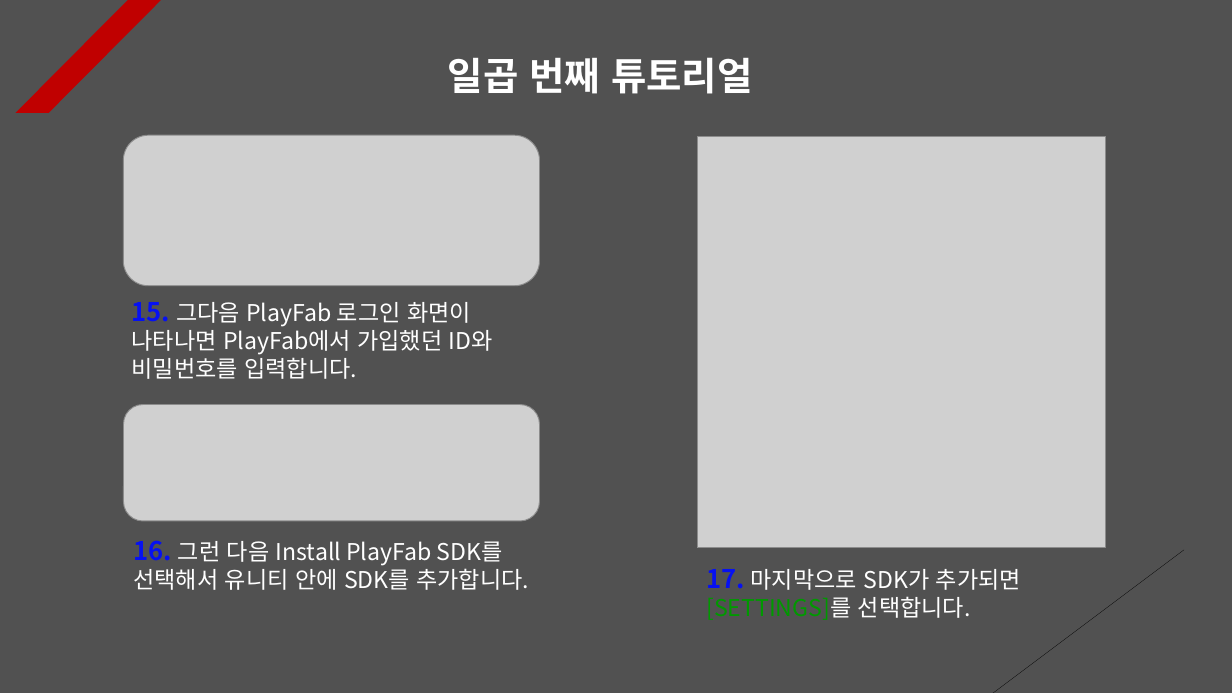
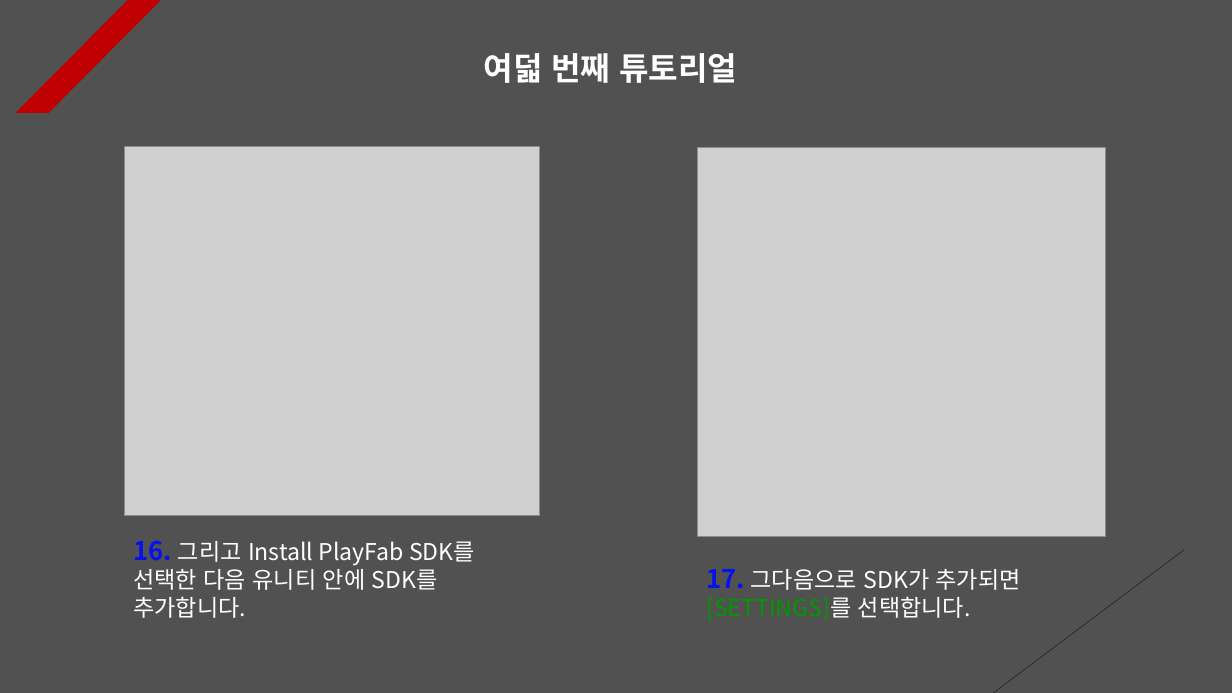
Before and after one commit to Unity2033/3D-UnityEngine, a slide deck: slide 8 of Assets/Class/Photon Server/PPT Data/Photon PlayFab.pptx (slide 7 before the commit). Drawn at 1232x693 pixels with LibreOffice and Linux fonts; fonts in the diff are those of the drawing; grey boxes stand for pictures. Boxes give left, top, right and bottom in pixels: in the first picture for what was removed or moved away, otherwise in the second. Text is boxed around its words. In the diff, an @@ line names an element or a change of style, - is before the commit and + after.

```diff
--- a/Assets/Class/Photon Server/PPT Data/Photon PlayFab.pptx
+++ b/Assets/Class/Photon Server/PPT Data/Photon PlayFab.pptx
@@ text at <box>484,53,737,83</box>: text changed; size 30 to 25 pt @@
-일곱 번째 튜토리얼
+여덟 번째 튜토리얼
@@ picture removed at <box>123,135,539,286</box> @@
@@ picture: place and size @@
-picture at <box>124,405,540,521</box>
+picture at <box>124,146,540,516</box>
@@ picture: place and size @@
-picture at <box>698,136,1106,548</box>
+picture at <box>698,147,1106,536</box>
@@ text removed at <box>132,302,493,379</box> @@
-15. 그다음 PlayFab 로그인 화면이 나타나면 PlayFab에서 가입했던 ID와 비밀번호를 입력합니다.
@@ text at <box>133,540,475,618</box>: text changed @@
-16. 그런 다음 Install PlayFab SDK를 선택해서 유니티 안에 SDK를 추가합니다.
+16. 그리고 Install PlayFab SDK를 선택한 다음 유니티 안에 SDK를 추가합니다.
@@ text at <box>706,569,1021,620</box>: text changed @@
-17. 마지막으로 SDK가 추가되면 [SETTINGS]를 선택합니다.
+17. 그다음으로 SDK가 추가되면 [SETTINGS]를 선택합니다.
```
Also in this commit, not shown: 11 other slides changed, 2 slides added, 47 other files.
